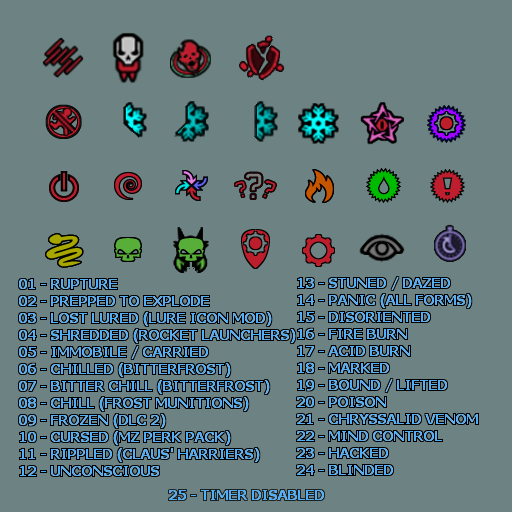
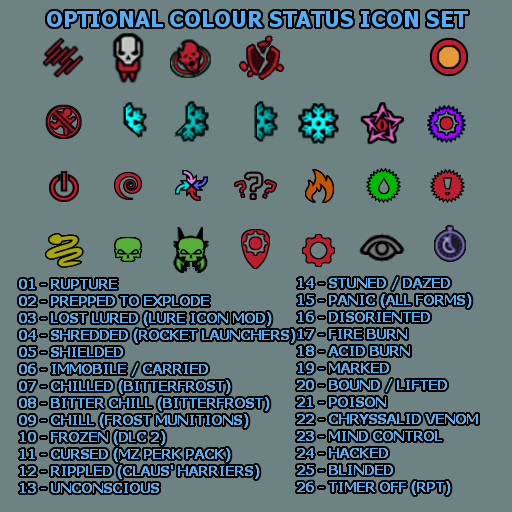
Layer changes from the first 512px x 512px image to the second:
added layer "OPTIONAL COLOUR STATUS ICON SE... #1" above "OPTIONAL COLOUR STATUS ICON SE..." over [47, 11, 468, 27]
added layer "OPTIONAL COLOUR STATUS ICON SE..." above "Visible" over [45, 9, 470, 29]
moved "Visible" above "Layer #1", painted on it over [18, 276, 479, 501]
renamed "Visible copy" to "Layer #1", painted on it over [17, 275, 480, 500]
added layer "status_shielded.png" above "AllIcons.png" over [429, 37, 469, 77]
